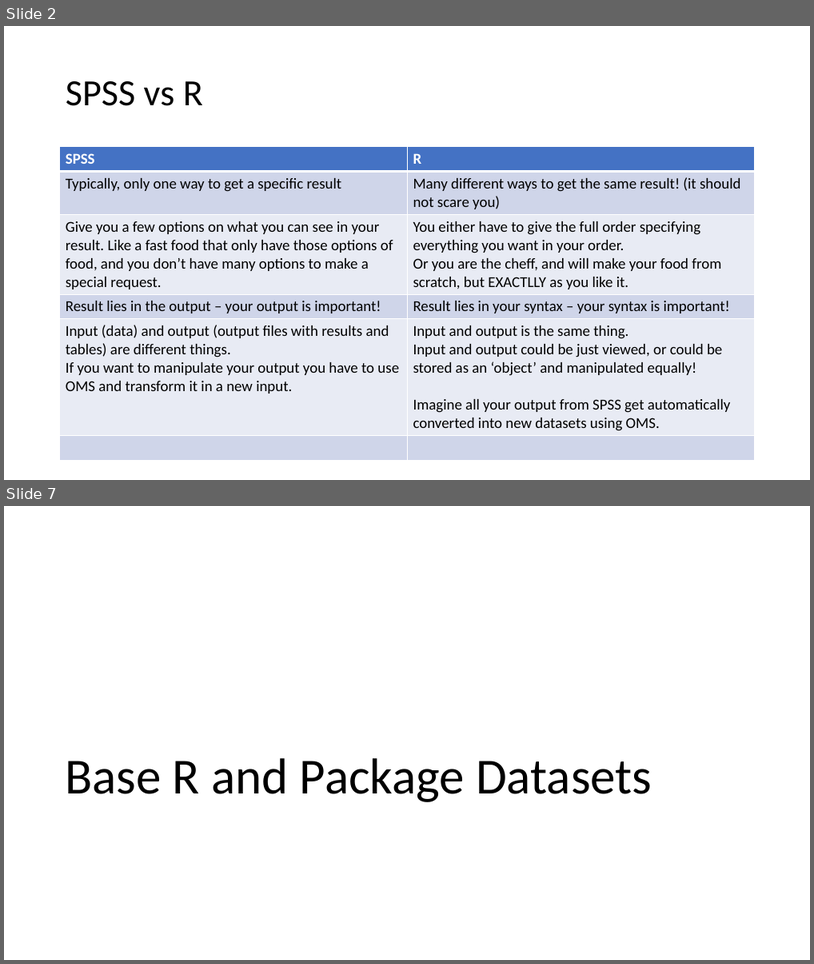
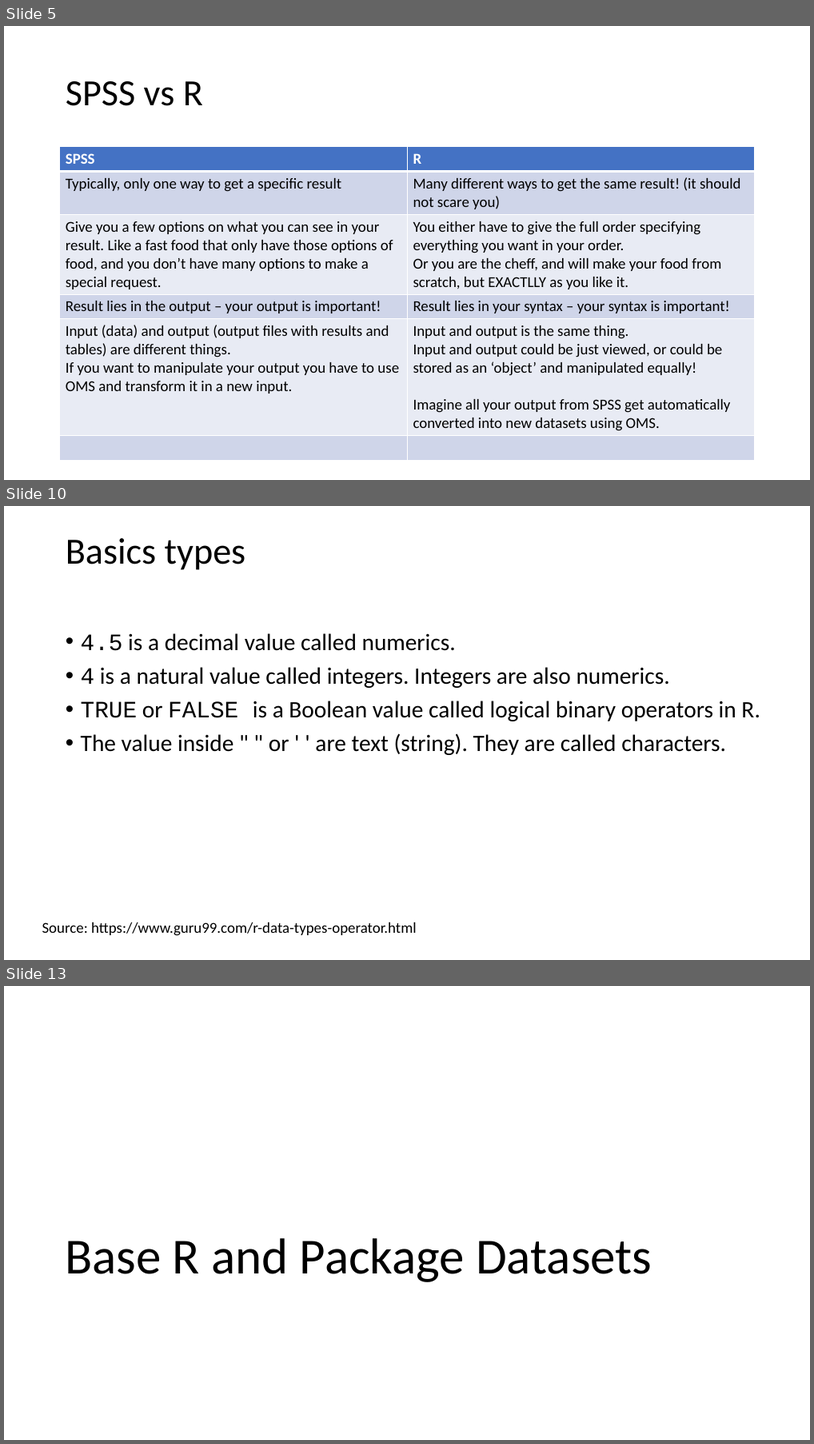
Before and after one commit to ruampimentel/SPSS_to_R, a slide deck: Slides - Data Cleaning.pptx. Shown one above the other, each under a label of ours: slides 2 and 7 before the commit, slides 5, 10 and 13 after it; the slides between them are not shown. The pictures are 814x964 and 814x1444 pixels, drawn with LibreOffice and Linux fonts; fonts in the diff are those of the drawing. Boxes give left, top, right and bottom in pixels: in the first picture for what was removed or moved away, otherwise in the second. Text is boxed around its words. In the diff, an @@ line names an element or a change of style, - is before the commit and + after.

```diff
--- a/Slides - Data Cleaning.pptx
+++ b/Slides - Data Cleaning.pptx
@@ slide 10 added at [4, 506, 810, 960], background #FFFFFF @@
@@ title added at [66, 538, 246, 570], 44 pt, text #000000 @@
+Basics types
@@ text added at [81, 633, 760, 755], 28 pt, text #000000 @@
+• 4.5 is a decimal value called numerics.
+• 4 is a natural value called integers. Integers are also numerics.
+• TRUE or FALSE is a Boolean value called logical binary operators in R.
+• The value inside " " or ' ' are text (string). They are called characters.
@@ text added at [42, 922, 417, 936], 18 pt, text #000000 @@
+Source: https://www.guru99.com/r-data-types-operator.html
@@ what was slide 2 is now slide 5 @@
@@ what was slide 7 is now slide 13 @@
```
Also in this commit, not shown: 9 slides changed, 12 other slides added, 2 slides removed, 14 other files.
